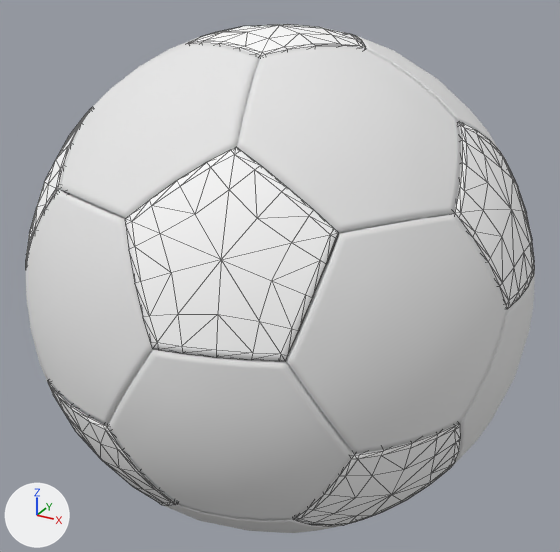
The glTF model src/assets/Ball.gltf, before and after one commit.
One viewpoint serves both versions: a 50 mm camera at (0.486, -0.883, 0.445) aimed at (-0.001, 0.001, 0.003). Lighting does not change. The marker at lower left points along +X, +Y and +Z. Mesh edges are drawn as thin lines on the coarser meshes. Where no turn or scale is listed for an object, it has been applied to the vertices.

The scene before the commit, as lines of its bpy script (objects in view):
```python
mat_black = principled_material('Black')
mat_black.base_color = (1.0, 1.0, 1.0)  # white #ffffff
mat_black.roughness = 0.824
me_footballball_black_0 = bpy.data.meshes.new('FootballBall_Black_0')
me_footballball_black_0.from_pydata(...)  # 1452 vertices, 2520 faces; spans x -0.338..0.338, y -0.336..0.336, z -0.343..0.343
me_footballball_black_0.materials.append(mat_black)  # white #ffffff
me_footballball_white_0 = bpy.data.meshes.new('FootballBall_White_0')
me_footballball_white_0.from_pydata(...)  # 2690 vertices, 5040 faces; spans x -0.343..0.343, y -0.343..0.343, z -0.329..0.329
me_footballball_white_0.materials.append(mat_white)  # white #e7e7e7
ob_footballball_black_0 = bpy.data.objects.new('FootballBall_Black_0', me_footballball_black_0)
ob_footballball_black_0.location = (0.0, 0.0, 0.0)
ob_footballball_white_0 = bpy.data.objects.new('FootballBall_White_0', me_footballball_white_0)
ob_footballball_white_0.location = (0.0, 0.0, 0.0)
```
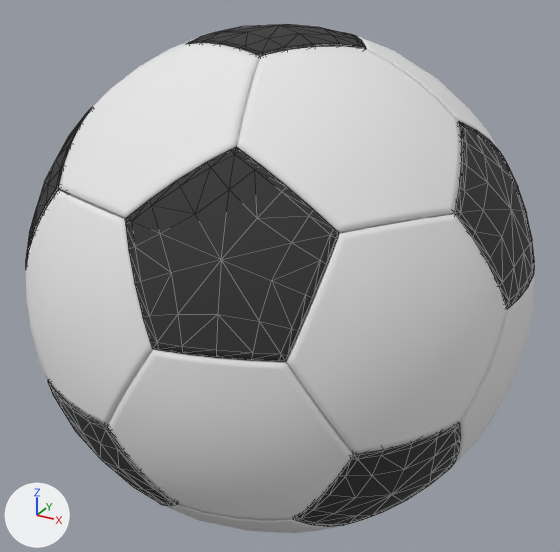
Where the change shows, as pixel boxes (x1, y1, x2, y2) in the pictures (560 x 552 px):
'FootballBall_Black_0', recoloured (white to black): (26, 24, 534, 527) in both

The change, as a diff of the scene's bpy script:
```diff
--- a/src/assets/Ball.gltf.py
+++ b/src/assets/Ball.gltf.py
@@ mat_black @@
 mat_black = principled_material('Black')
-mat_black.base_color = (1.0, 1.0, 1.0)  # white #ffffff
+mat_black.base_color = (0.0291, 0.0291, 0.0291)  # black #303030
 mat_black.roughness = 0.824
```
